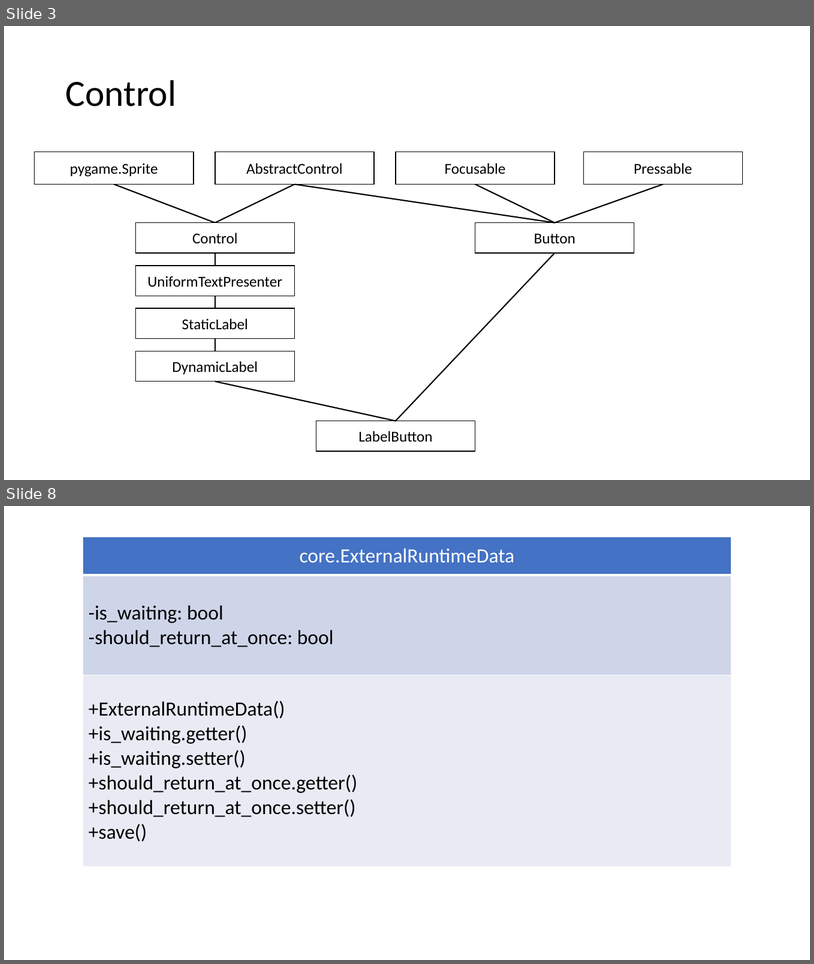
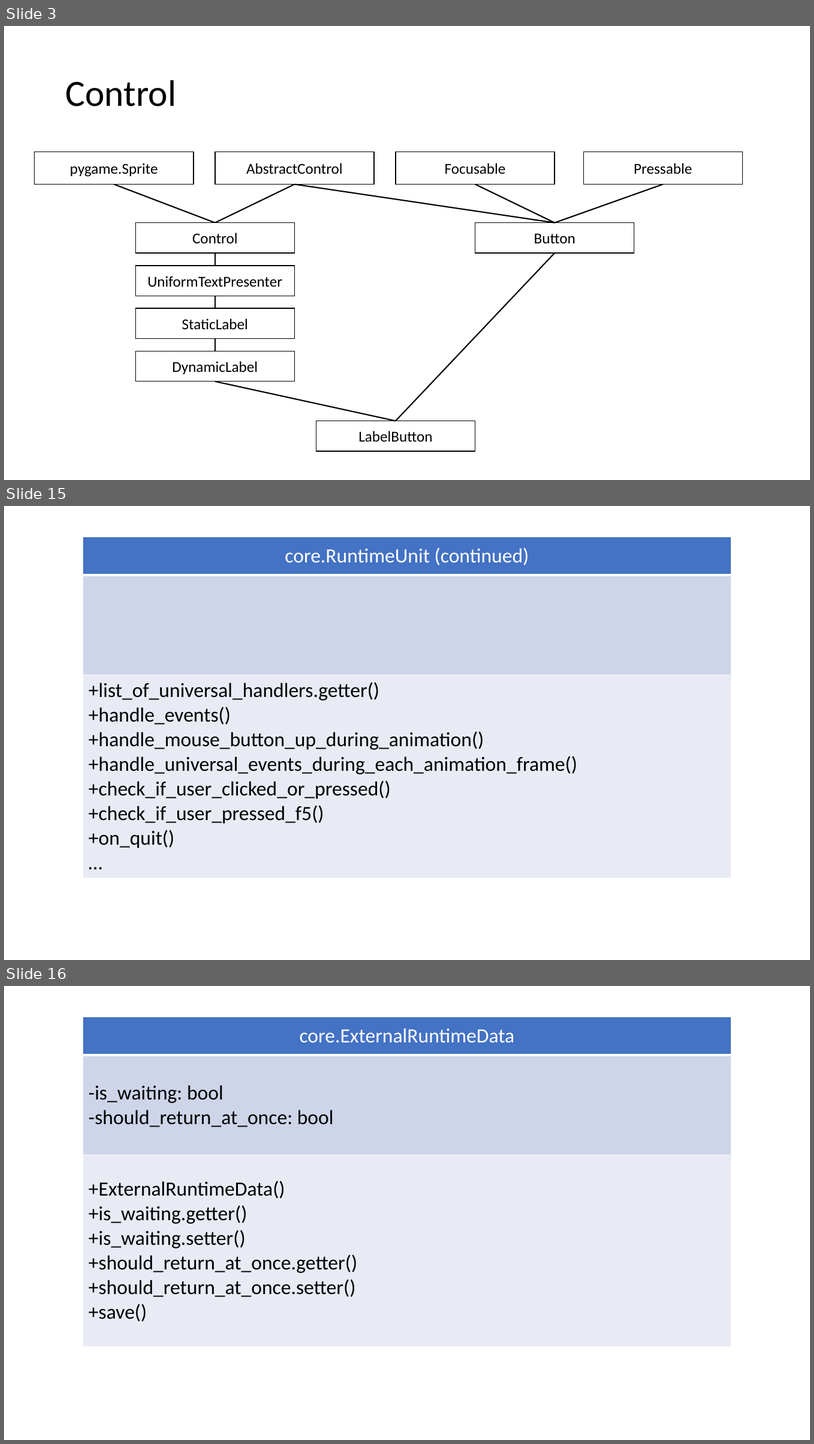
Before and after one commit to wertolf/vocabulary-builder, a slide deck: documentation/diagrams.pptx. Shown one above the other, each under a label of ours: slides 3 and 8 before the commit, slides 3, 15 and 16 after it; the slides between them are not shown. The pictures are 814x964 and 814x1444 pixels, drawn with LibreOffice and Linux fonts; fonts in the diff are those of the drawing. Boxes give left, top, right and bottom in pixels: in the first picture for what was removed or moved away, otherwise in the second. Text is boxed around its words. In the diff, an @@ line names an element or a change of style, - is before the commit and + after.

```diff
--- a/documentation/diagrams.pptx
+++ b/documentation/diagrams.pptx
@@ slide 15 added at (4, 506, 810, 960), background #FFFFFF @@
@@ table added at (83, 537, 732, 874), 3 rows, 1 columns @@
+core.RuntimeUnit (continued)
+
++list_of_universal_handlers.getter() / +handle_events() / +handle_mouse_button_up_during_animation() / +handle_universal_events_during_each_animation_frame() / +check_if_user_clicked_or_pressed() / +check_if_user_pressed_f5() / +on_quit() / …
@@ what was slide 8 is now slide 16 @@
```
Also in this commit, not shown: 4 slides changed, 11 other slides added, 12 other files.
